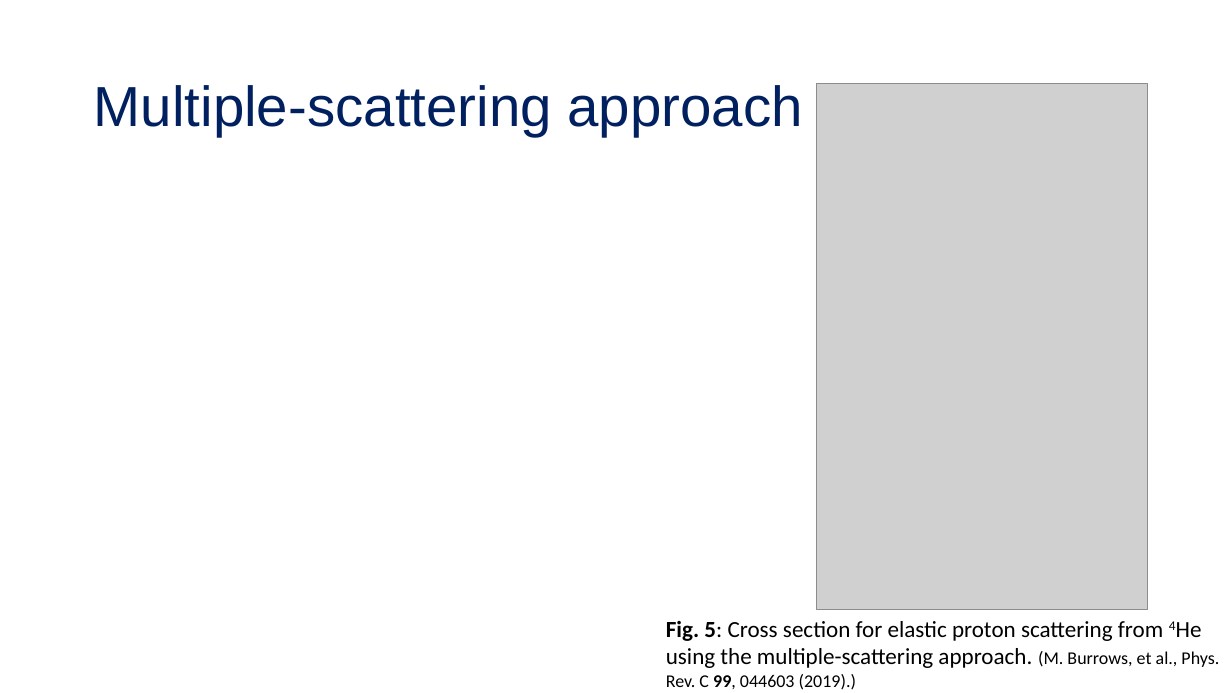
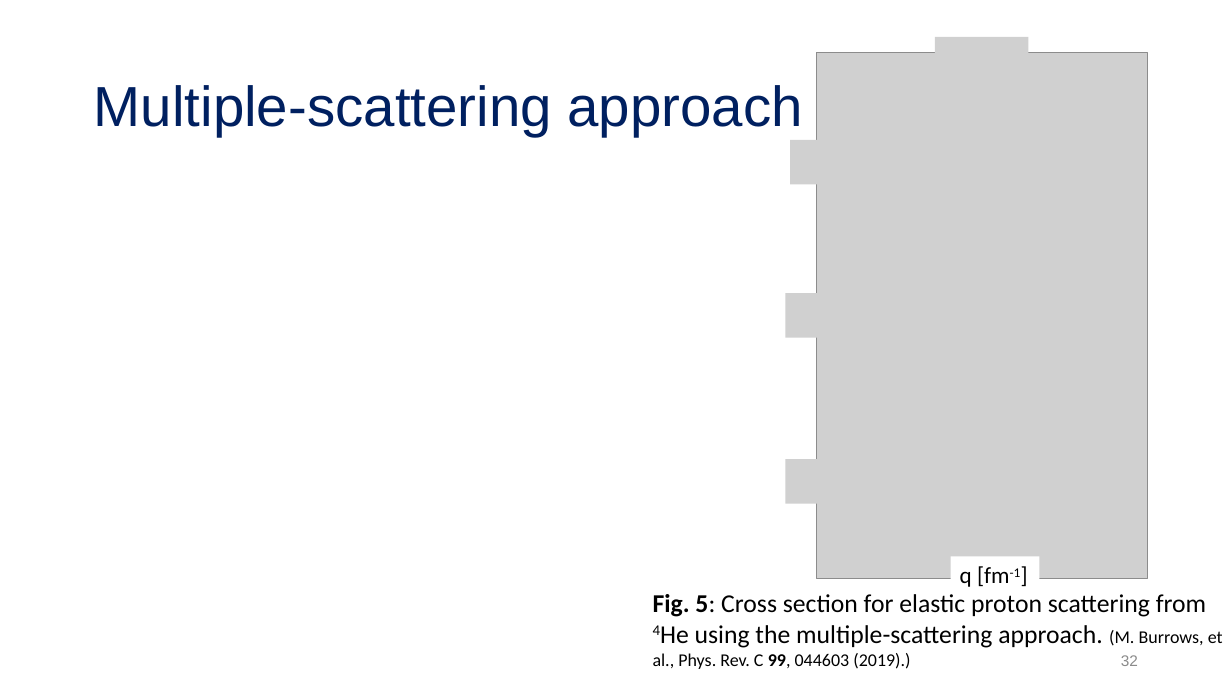
Before and after one commit to tropiano4/tropiano-srg, a slide deck: slide 32 of Presentations/Candidacy_2019/candidacy_presentation.pptx (slide 33 before the commit). Drawn at 1232x693 pixels with LibreOffice and Linux fonts; fonts in the diff are those of the drawing; grey boxes stand for pictures. Boxes give left, top, right and bottom in pixels: in the first picture for what was removed or moved away, otherwise in the second. Text is boxed around its words. In the diff, an @@ line names an element or a change of style, - is before the commit and + after.

```diff
--- a/Presentations/Candidacy_2019/candidacy_presentation.pptx
+++ b/Presentations/Candidacy_2019/candidacy_presentation.pptx
@@ picture: place and size @@
-picture at (816, 83, 1147, 609)
+picture at (816, 53, 1147, 579)
@@ picture added at (935, 37, 1029, 74) @@
@@ picture added at (790, 140, 842, 184) @@
@@ picture added at (785, 293, 838, 338) @@
@@ picture added at (785, 460, 838, 504) @@
@@ rectangle added at (951, 556, 1040, 593), fill #FFFFFF, 18 pt, text #000000 @@
+q [fm-1]
@@ text "Fig. 5: Cross section for ...": place and size @@
-text "Fig. 5: Cross section for ..." at (666, 621, 1219, 690)
+text "Fig. 5: Cross section for ..." at (653, 594, 1223, 669)
@@ text "Fig. 5: Cross section for ..." at (653, 594, 1223, 669): size 18 to 20 pt in "Fig. 5: Cross section for elastic proton ..." @@
@@ page number added at (1121, 655, 1138, 666), 12 pt, text #8C8C8C @@
+32
```
Also in this commit, not shown: 44 other slides changed, 1 slide added, 1 slide removed, 1 other file.
